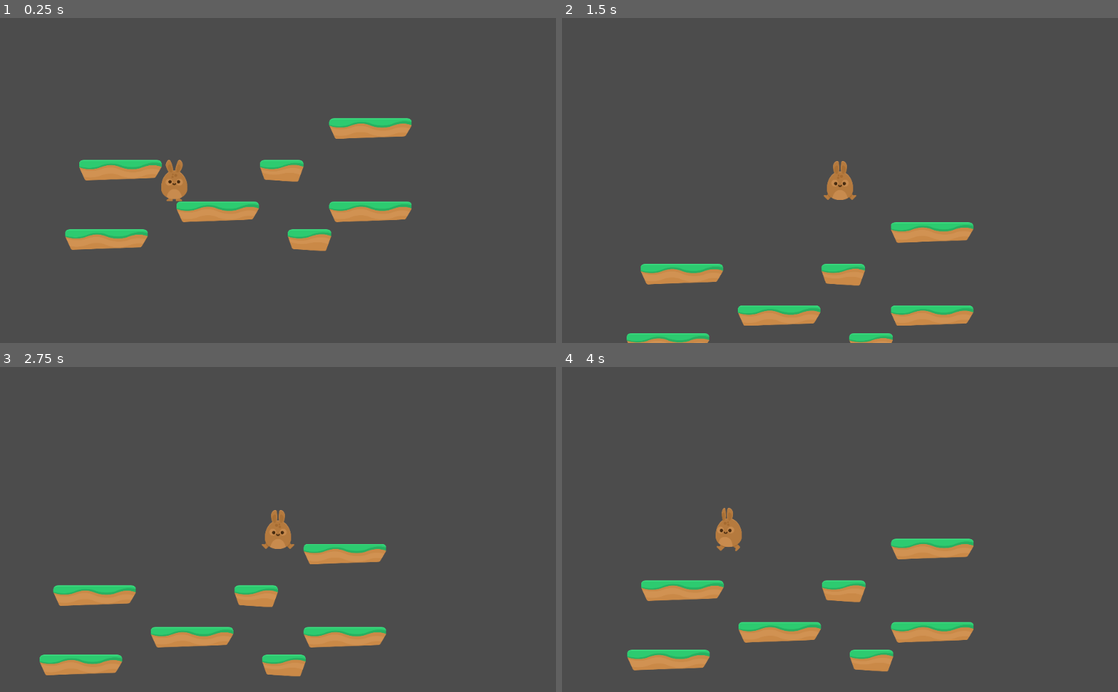
Above: before the commit, frames 1-4 (two rows, left to right).
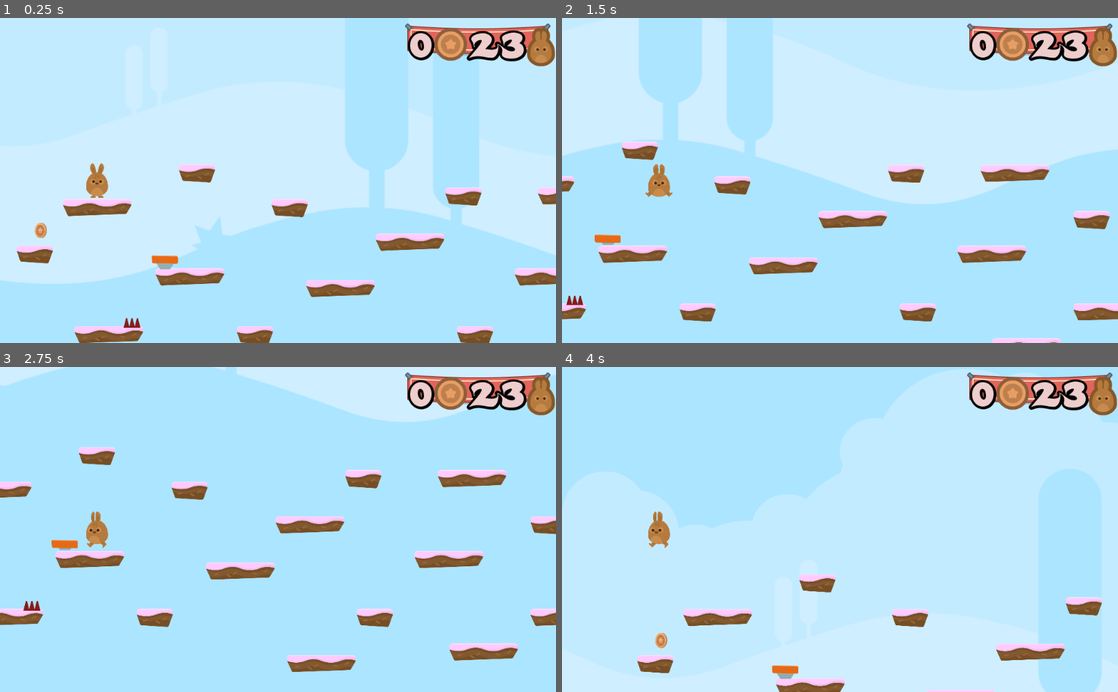
Above: after the commit, the same moments.

Repository: unnipv/hoppy-days
Game: Godot game, scene res://Levels/Level1.tscn
The game is run twice, just before and just after one commit, with the same random seed, the same clock (stepped at 60 frames per second) and the same inputs.
Inputs:
- Up to frame 1 (0.25 s): no input
- Up to frame 2 (1.5 s): hold W (jump) 0.53-1.28 s; hold D (right) from 0.53 s (still down); tap W (jump) at 1.35 s
- Up to frame 3 (2.75 s): tap W (jump) at 1.52, 1.82 s; release D (right) at 2.03 s; hold A (left) from 2.03 s (still down); hold W (jump) from 2.03 s (still down)
- Up to frame 4 (4 s): keep holding A (left); release W (jump) at 2.78 s; tap W (jump) at 2.85, 3.02, 3.32 s; hold W (jump) from 3.53 s (still down)

The runs differ from the first frame. In frame 1, 100% of the frame differs, in the area x 0-100%, y 0-100%; in frame 2, 100%; in frame 3, 100%; in frame 4, 100%.

Commit message:
Almost there

Diff:
--- /dev/null
+++ b/Hoppy_Days/GUI/GUI.gd
@@ -0,0 +1,8 @@
+extends CanvasLayer
+
+func _ready():
+	$Control/TextureRect/HBoxContainer/LifeCount.text = str(3)
+
+func update_GUI(lives_left, coins):
+	$Control/TextureRect/HBoxContainer/LifeCount.text = str(lives_left)
+	$Control/TextureRect/HBoxContainer/CoinCount.text = str(coins)
--- /dev/null
+++ b/Hoppy_Days/GUI/GUI.tscn
@@ -0,0 +1,76 @@
+[gd_scene load_steps=6 format=2]
+
+[ext_resource path="res://GFX/HUD/bannerHanging.png" type="Texture" id=1]
+[ext_resource path="res://GFX/HUD/lifes.png" type="Texture" id=2]
+[ext_resource path="res://GFX/HUD/coin_bronze.png" type="Texture" id=3]
+[ext_resource path="res://Fonts/candles_.ttf" type="DynamicFontData" id=4]
+
+[sub_resource type="DynamicFont" id=1]
+size = 64
+outline_size = 4
+outline_color = Color( 0, 0, 0, 1 )
+font_data = ExtResource( 4 )
+
+[node name="GUI" type="CanvasLayer" groups=[
+"GUI",
+]]
+
+[node name="Control" type="Control" parent="."]
+anchor_right = 1.0
+anchor_bottom = 1.0
+__meta__ = {
+"_edit_use_anchors_": false
+}
+
+[node name="TextureRect" type="TextureRect" parent="Control"]
+anchor_left = 1.0
+anchor_right = 1.0
+margin_left = -278.0
+margin_top = 10.0
+margin_bottom = 59.0
+texture = ExtResource( 1 )
+
+[node name="HBoxContainer" type="HBoxContainer" parent="Control/TextureRect"]
+margin_left = 8.0
+margin_top = 8.0
+margin_right = 258.0
+margin_bottom = 53.0
+alignment = 1
+__meta__ = {
+"_edit_use_anchors_": false
+}
+
+[node name="CoinCount" type="Label" parent="Control/TextureRect/HBoxContainer"]
+margin_right = 63.0
+margin_bottom = 82.0
+size_flags_horizontal = 3
+custom_fonts/font = SubResource( 1 )
+custom_colors/font_color = Color( 0.937255, 0.807843, 0.807843, 1 )
+custom_colors/font_outline_modulate = Color( 0.729412, 0.576471, 0.286275, 1 )
+custom_colors/font_color_shadow = Color( 0, 0, 0, 1 )
+text = "0"
+align = 2
+
+[node name="Coin" type="TextureRect" parent="Control/TextureRect/HBoxContainer"]
+margin_left = 67.0
+margin_right = 127.0
+margin_bottom = 82.0
+texture = ExtResource( 3 )
+
+[node name="LifeCount" type="Label" parent="Control/TextureRect/HBoxContainer"]
+margin_left = 131.0
+margin_right = 194.0
+margin_bottom = 82.0
+size_flags_horizontal = 3
+custom_fonts/font = SubResource( 1 )
+custom_colors/font_color = Color( 0.937255, 0.807843, 0.807843, 1 )
+custom_colors/font_outline_modulate = Color( 0.729412, 0.576471, 0.286275, 1 )
+custom_colors/font_color_shadow = Color( 0, 0, 0, 1 )
+text = "0"
+align = 2
+
+[node name="Life" type="TextureRect" parent="Control/TextureRect/HBoxContainer"]
+margin_left = 198.0
+margin_right = 250.0
+margin_bottom = 82.0
+texture = ExtResource( 2 )
--- /dev/null
+++ b/Hoppy_Days/Hazards/Hazards.gd
@@ -0,0 +1,4 @@
+extends Area2D
+
+func _on_SpikTop_body_entered(body):
+	get_tree().call_group("Gamestate","hurt")
--- /dev/null
+++ b/Hoppy_Days/Hazards/SpikTop.tscn
@@ -0,0 +1,17 @@
+[gd_scene load_steps=3 format=2]
+
+[ext_resource path="res://GFX/Environment/spikes_top.png" type="Texture" id=1]
+[ext_resource path="res://Hazards/Hazards.gd" type="Script" id=2]
+
+[node name="SpikTop" type="Area2D"]
+modulate = Color( 0.596078, 0.113725, 0.113725, 1 )
+collision_layer = 4
+script = ExtResource( 2 )
+
+[node name="Sprite" type="Sprite" parent="."]
+texture = ExtResource( 1 )
+
+[node name="CollisionPolygon2D" type="CollisionPolygon2D" parent="."]
+visible = false
+polygon = PoolVector2Array( -47.1439, 26.3807, -33.7653, -27.4309, 32.533, -27.4309, 47.6954, 26.678 )
+[connection signal="body_entered" from="." to="." method="_on_SpikTop_body_entered"]
--- /dev/null
+++ b/Hoppy_Days/Items/Coin.gd
@@ -0,0 +1,13 @@
+extends Node2D
+
+var taken = false
+
+func _on_Area2D_body_entered(body):
+	if not taken:
+		taken = true
+		$AnimationPlayer.play("die")
+		$AudioStreamPlayer.play()
+		get_tree().call_group("Gamestate", "coin_up")
+
+func die():
+	queue_free()
--- /dev/null
+++ b/Hoppy_Days/Items/Coin.tscn
@@ -0,0 +1,70 @@
+[gd_scene load_steps=10 format=2]
+
+[ext_resource path="res://GFX/Items/bronze_4.png" type="Texture" id=1]
+[ext_resource path="res://SFX/coin_SFX.wav" type="AudioStream" id=2]
+[ext_resource path="res://GFX/Items/bronze_1.png" type="Texture" id=3]
+[ext_resource path="res://GFX/Items/bronze_2.png" type="Texture" id=4]
+[ext_resource path="res://GFX/Items/bronze_3.png" type="Texture" id=5]
+[ext_resource path="res://Items/Coin.gd" type="Script" id=6]
+
+[sub_resource type="SpriteFrames" id=1]
+animations = [ {
+"frames": [ ExtResource( 3 ), ExtResource( 4 ), ExtResource( 5 ), ExtResource( 1 ), ExtResource( 5 ), ExtResource( 4 ) ],
+"loop": true,
+"name": "spin",
+"speed": 7.0
+} ]
+
+[sub_resource type="CircleShape2D" id=2]
+radius = 43.0
+
+[sub_resource type="Animation" id=3]
+resource_name = "die"
+length = 0.5
+tracks/0/type = "value"
+tracks/0/path = NodePath(".:scale")
+tracks/0/interp = 1
+tracks/0/loop_wrap = true
+tracks/0/imported = false
+tracks/0/enabled = true
+tracks/0/keys = {
+"times": PoolRealArray( 0, 0.5 ),
+"transitions": PoolRealArray( 1, 1 ),
+"update": 0,
+"values": [ Vector2( 1, 1 ), Vector2( 0.01, 0.01 ) ]
+}
+tracks/1/type = "method"
+tracks/1/path = NodePath(".")
+tracks/1/interp = 1
+tracks/1/loop_wrap = true
+tracks/1/imported = false
+tracks/1/enabled = true
+tracks/1/keys = {
+"times": PoolRealArray( 0.5 ),
+"transitions": PoolRealArray( 1 ),
+"values": [ {
+"args": [  ],
+"method": "die"
+} ]
+}
+
+[node name="Coin" type="Node2D"]
+script = ExtResource( 6 )
+
+[node name="AnimatedSprite" type="AnimatedSprite" parent="."]
+frames = SubResource( 1 )
+animation = "spin"
+frame = 1
+
+[node name="Area2D" type="Area2D" parent="."]
+collision_layer = 8
+
+[node name="CollisionShape2D" type="CollisionShape2D" parent="Area2D"]
+shape = SubResource( 2 )
+
+[node name="AudioStreamPlayer" type="AudioStreamPlayer" parent="."]
+stream = ExtResource( 2 )
+
+[node name="AnimationPlayer" type="AnimationPlayer" parent="."]
+anims/die = SubResource( 3 )
+[connection signal="body_entered" from="Area2D" to="." method="_on_Area2D_body_entered"]
--- /dev/null
+++ b/Hoppy_Days/Items/JumpPad.gd
@@ -0,0 +1,7 @@
+extends Area2D
+
+
+
+func _on_JumpPad_body_entered(body):
+	$AnimationPlayer.play("Boost")
+	body.boost()
--- /dev/null
+++ b/Hoppy_Days/Items/JumpPad.tscn
@@ -0,0 +1,52 @@
+[gd_scene load_steps=8 format=2]
+
+[ext_resource path="res://GFX/Items/spring.png" type="Texture" id=1]
+[ext_resource path="res://GFX/Items/spring_in.png" type="Texture" id=2]
+[ext_resource path="res://Items/JumpPad.gd" type="Script" id=3]
+[ext_resource path="res://GFX/Items/spring_out.png" type="Texture" id=4]
+
+[sub_resource type="SpriteFrames" id=1]
+animations = [ {
+"frames": [ ExtResource( 1 ), ExtResource( 2 ) ],
+"loop": true,
+"name": "default",
+"speed": 1.5
+}, {
+"frames": [ ExtResource( 2 ), ExtResource( 4 ) ],
+"loop": true,
+"name": "Boost",
+"speed": 2.5
+} ]
+
+[sub_resource type="RectangleShape2D" id=2]
+extents = Vector2( 75, 38 )
+
+[sub_resource type="Animation" id=3]
+resource_name = "Boost"
+length = 2.0
+tracks/0/type = "value"
+tracks/0/path = NodePath("AnimatedSprite:animation")
+tracks/0/interp = 1
+tracks/0/loop_wrap = true
+tracks/0/imported = false
+tracks/0/enabled = true
+tracks/0/keys = {
+"times": PoolRealArray( 0, 1.5, 2 ),
+"transitions": PoolRealArray( 1, 1, 1 ),
+"update": 1,
+"values": [ "Boost", "Boost", "default" ]
+}
+
+[node name="JumpPad" type="Area2D"]
+collision_layer = 8
+script = ExtResource( 3 )
+
+[node name="AnimatedSprite" type="AnimatedSprite" parent="."]
+frames = SubResource( 1 )
+
+[node name="CollisionShape2D" type="CollisionShape2D" parent="."]
+shape = SubResource( 2 )
+
+[node name="AnimationPlayer" type="AnimationPlayer" parent="."]
+anims/Boost = SubResource( 3 )
+[connection signal="body_entered" from="." to="." method="_on_JumpPad_body_entered"]
--- /dev/null
+++ b/Hoppy_Days/Levels/GameOver.gd
@@ -0,0 +1,4 @@
+extends Control
+
+func _on_RestartButton_pressed():
+	get_tree().change_scene("res://Levels/Level1.tscn")
--- /dev/null
+++ b/Hoppy_Days/Levels/GameOver.tscn
@@ -0,0 +1,76 @@
+[gd_scene load_steps=7 format=2]
+
+[ext_resource path="res://GFX/Background/bg_layer1.png" type="Texture" id=1]
+[ext_resource path="res://Fonts/candles_.ttf" type="DynamicFontData" id=2]
+[ext_resource path="res://GFX/HUD/lifes.png" type="Texture" id=3]
+[ext_resource path="res://Levels/GameOver.gd" type="Script" id=4]
+
+[sub_resource type="DynamicFont" id=1]
+size = 128
+font_data = ExtResource( 2 )
+
+[sub_resource type="DynamicFont" id=2]
+size = 64
+font_data = ExtResource( 2 )
+
+[node name="GameOver" type="Control"]
+anchor_right = 1.0
+anchor_bottom = 1.0
+script = ExtResource( 4 )
+__meta__ = {
+"_edit_use_anchors_": false
+}
+
+[node name="TextureRect" type="TextureRect" parent="."]
+anchor_right = 1.0
+anchor_bottom = 1.0
+texture = ExtResource( 1 )
+expand = true
+__meta__ = {
+"_edit_use_anchors_": false
+}
+
+[node name="CenterContainer" type="CenterContainer" parent="TextureRect"]
+anchor_right = 1.0
+anchor_bottom = 1.0
+__meta__ = {
+"_edit_use_anchors_": false
+}
+
+[node name="VBoxContainer" type="VBoxContainer" parent="TextureRect/CenterContainer"]
+margin_left = 125.0
+margin_top = 175.0
+margin_right = 898.0
+margin_bottom = 425.0
+__meta__ = {
+"_edit_use_anchors_": false
+}
+
+[node name="Label" type="Label" parent="TextureRect/CenterContainer/VBoxContainer"]
+margin_right = 773.0
+margin_bottom = 164.0
+custom_fonts/font = SubResource( 1 )
+custom_colors/font_color = Color( 0.917647, 0.0509804, 0.0509804, 1 )
+custom_colors/font_outline_modulate = Color( 0, 0, 0, 1 )
+text = "Game Over!"
+
+[node name="HBoxContainer" type="HBoxContainer" parent="TextureRect/CenterContainer/VBoxContainer"]
+margin_top = 168.0
+margin_right = 773.0
+margin_bottom = 250.0
+alignment = 1
+
+[node name="Label" type="Label" parent="TextureRect/CenterContainer/VBoxContainer/HBoxContainer"]
+margin_left = 176.0
+margin_right = 540.0
+margin_bottom = 82.0
+custom_fonts/font = SubResource( 2 )
+custom_colors/font_color = Color( 0, 0, 0, 1 )
+text = "Try Again!"
+
+[node name="RestartButton" type="TextureButton" parent="TextureRect/CenterContainer/VBoxContainer/HBoxContainer"]
+margin_left = 544.0
+margin_right = 596.0
+margin_bottom = 82.0
+texture_normal = ExtResource( 3 )
+[connection signal="pressed" from="TextureRect/CenterContainer/VBoxContainer/HBoxContainer/RestartButton" to="." method="_on_RestartButton_pressed"]
--- /dev/null
+++ b/Hoppy_Days/Levels/GameState.gd
@@ -0,0 +1,33 @@
+extends Node2D
+
+var lives = 23
+var coins = 0
+var target_coin_count = 10
+
+func _ready():
+	add_to_group("Gamestate")
+	update_GUI()
+
+func hurt():
+	lives -=1
+	$Player.hurt()
+	update_GUI()
+	if lives < 0:
+		end_game()
+
+func end_game():
+	get_tree().change_scene("res://Levels/GameOver.tscn")
+
+func update_GUI():
+	get_tree().call_group("GUI","update_GUI",lives,coins)
+
+func coin_up():
+	coins += 1
+	update_GUI()
+	var multiple_of_coins = (coins % target_coin_count) == 0
+	if multiple_of_coins:
+		life_up()
+
+func life_up():
+	lives += 1
+	update_GUI()
--- a/Hoppy_Days/Levels/Level1.tscn
+++ b/Hoppy_Days/Levels/Level1.tscn
@@ -1,14 +1,44 @@
-[gd_scene load_steps=3 format=2]
+[gd_scene load_steps=10 format=2]
 
 [ext_resource path="res://Player/Player.tscn" type="PackedScene" id=1]
 [ext_resource path="res://Levels/Tileset.tres" type="TileSet" id=2]
+[ext_resource path="res://Hazards/SpikTop.tscn" type="PackedScene" id=3]
+[ext_resource path="res://SFX/Megalovania.wav" type="AudioStream" id=4]
+[ext_resource path="res://Items/JumpPad.tscn" type="PackedScene" id=5]
+[ext_resource path="res://Levels/GameState.gd" type="Script" id=6]
+[ext_resource path="res://GUI/GUI.tscn" type="PackedScene" id=7]
+[ext_resource path="res://GUI/GUI.gd" type="Script" id=8]
+[ext_resource path="res://Items/Coin.tscn" type="PackedScene" id=9]
 
 [node name="Level1" type="Node2D"]
+script = ExtResource( 6 )
 
 [node name="Player" parent="." instance=ExtResource( 1 )]
 position = Vector2( 508.727, 254.229 )
 
 [node name="TileMap" type="TileMap" parent="."]
 tile_set = ExtResource( 2 )
+collision_layer = 2
 format = 1
-tile_data = PoolIntArray( 19, 1, 0, 196609, 1, 0, 196622, 5, 0, 393224, 1, 0, 393235, 1, 0, 524288, 1, 0, 524304, 5, 0 )
+tile_data = PoolIntArray( 262159, 4, 0, 393254, 4, 0, 393262, 0, 0, 458757, 0, 0, 458775, 4, 0, 655392, 0, 0, 655414, 4, 0, 720897, 4, 0, 851981, 0, 0, 852012, 0, 0, 917530, 0, 0, 917564, 4, 0, 1179654, 0, 0, 1179668, 4, 0, 1179687, 4, 0, 1179702, 0, 0, 1376303, 0, 0, 1441793, 4, 0, 1441825, 0, 0, 1703959, 1, 0, 1703960, 1, 0, 1703961, 1, 0, 1703962, 1, 0, 1703963, 1, 0, 1703964, 1, 0, 1703965, 1, 0, 1703981, 1, 0, 1835009, 1, 0, 1966093, 1, 0, 1966117, 1, 0, 2031672, 1, 0, 2162712, 1, 0, 2293765, 1, 0, 2293766, 1, 0, 2293767, 1, 0, 2293768, 1, 0, 2359297, 1, 0, 2359298, 1, 0, 2359299, 1, 0, 2359300, 1, 0, 2359301, 1, 0 )
+
+[node name="Hazards" type="Node" parent="."]
+
+[node name="SpikTop" parent="Hazards" instance=ExtResource( 3 )]
+position = Vector2( 702.172, 1134.74 )
+
+[node name="Coin" parent="." instance=ExtResource( 9 )]
+position = Vector2( 198.452, 622.263 )
+
+[node name="BGM" type="AudioStreamPlayer" parent="."]
+stream = ExtResource( 4 )
+volume_db = -17.361
+autoplay = true
+
+[node name="JumpPads" type="Node" parent="."]
+
+[node name="JumpPad" parent="JumpPads" instance=ExtResource( 5 )]
+position = Vector2( 882.941, 798.852 )
+
+[node name="GUI" parent="." instance=ExtResource( 7 )]
+script = ExtResource( 8 )
--- a/Hoppy_Days/Player/Player.gd
+++ b/Hoppy_Days/Player/Player.gd
@@ -1,11 +1,14 @@
 extends KinematicBody2D
 
 var motion = Vector2(0,0)
-const SPEED = 500
+const SPEED = 700
 const GRAVITY = 250
 const UP = Vector2(0,-1)
-const JUMP_SPEED = 3000
+const JUMP_SPEED = 4000
+const WORLD_LIMIT = 3000
+const BOOST_MULTIPLIER = 2.5
 
+var lives = 3
 signal animate
 
 func _physics_process(delta):
@@ -16,8 +19,12 @@
 	move_and_slide(motion,UP)
 
 func apply_gravity():
+	if position.y > WORLD_LIMIT:
+		get_tree().call_group("Gamestate","end_game")
 	if is_on_floor():
 		motion.y = 0
+	elif is_on_ceiling():
+		motion.y = 1
 	else:
 		motion.y += GRAVITY
 
@@ -25,6 +32,8 @@
 	if Input.is_action_pressed("jump"):
 		if is_on_floor():
 			motion.y -= JUMP_SPEED
+		if not $JumpSFX.playing:
+			$JumpSFX.play()
 
 func move():
 	if Input.is_action_pressed("left") and not Input.is_action_pressed("right"):
@@ -36,4 +45,19 @@
 
 func animate():
 	emit_signal("animate",motion)
-#
+
+
+
+func hurt():
+	position.y -= 1
+	yield(get_tree(), "idle_frame")
+	motion.y -= JUMP_SPEED
+	$PainSFX.play()
+	lives -= 1
+#	if lives < 0:
+#		end_game()
+
+func boost():
+	position.y -= 1
+	yield(get_tree(), "idle_frame")
+	motion.y -= JUMP_SPEED * BOOST_MULTIPLIER
--- a/Hoppy_Days/Player/Player.tscn
+++ b/Hoppy_Days/Player/Player.tscn
@@ -1,14 +1,21 @@
-[gd_scene load_steps=4 format=2]
+[gd_scene load_steps=10 format=2]
 
 [ext_resource path="res://Player/PlayerAnimation.tscn" type="PackedScene" id=1]
 [ext_resource path="res://Player/Player.gd" type="Script" id=2]
+[ext_resource path="res://GFX/Background/bg_layer1.png" type="Texture" id=3]
+[ext_resource path="res://GFX/Background/bg_layer2.png" type="Texture" id=4]
+[ext_resource path="res://GFX/Background/bg_layer3.png" type="Texture" id=5]
+[ext_resource path="res://GFX/Background/bg_layer4.png" type="Texture" id=6]
+[ext_resource path="res://SFX/jump1.ogg" type="AudioStream" id=7]
+[ext_resource path="res://SFX/pain.ogg" type="AudioStream" id=8]
 
 [sub_resource type="CapsuleShape2D" id=1]
 radius = 60.1812
 height = 83.408
 
 [node name="Player" type="KinematicBody2D"]
-position = Vector2( 478.026, 255.07 )
+position = Vector2( 137.414, 164.15 )
+collision_mask = 2147483662
 script = ExtResource( 2 )
 __meta__ = {
 "_edit_group_": true
@@ -17,12 +24,73 @@
 [node name="PlayerAnimation" parent="." instance=ExtResource( 1 )]
 
 [node name="CollisionShape2D" type="CollisionShape2D" parent="."]
-visible = false
 position = Vector2( 0, -0.420441 )
 shape = SubResource( 1 )
 
 [node name="Camera2D" type="Camera2D" parent="."]
+position = Vector2( 1000, 0 )
 current = true
-zoom = Vector2( 2.5, 2.5 )
-limit_left = -300
+zoom = Vector2( 3, 3 )
+limit_left = -500
+limit_right = 5000
+limit_smoothed = true
+
+[node name="ParallaxBackground" type="ParallaxBackground" parent="Camera2D"]
+scroll_ignore_camera_zoom = true
+
+[node name="ParallaxLayer" type="ParallaxLayer" parent="Camera2D/ParallaxBackground"]
+motion_mirroring = Vector2( 2048, 2048 )
+
+[node name="TextureRect" type="TextureRect" parent="Camera2D/ParallaxBackground/ParallaxLayer"]
+margin_right = 40.0
+margin_bottom = 40.0
+texture = ExtResource( 3 )
+__meta__ = {
+"_edit_use_anchors_": false
+}
+
+[node name="ParallaxLayer2" type="ParallaxLayer" parent="Camera2D/ParallaxBackground"]
+motion_scale = Vector2( 0.25, 1 )
+motion_offset = Vector2( 0, -1000 )
+motion_mirroring = Vector2( 2048, 0 )
+
+[node name="TextureRect" type="TextureRect" parent="Camera2D/ParallaxBackground/ParallaxLayer2"]
+margin_right = 40.0
+margin_bottom = 40.0
+texture = ExtResource( 4 )
+__meta__ = {
+"_edit_use_anchors_": false
+}
+
+[node name="ParallaxLayer3" type="ParallaxLayer" parent="Camera2D/ParallaxBackground"]
+motion_scale = Vector2( 0.5, 1 )
+motion_offset = Vector2( 0, -1000 )
+motion_mirroring = Vector2( 2048, 0 )
+
+[node name="TextureRect" type="TextureRect" parent="Camera2D/ParallaxBackground/ParallaxLayer3"]
+margin_right = 40.0
+margin_bottom = 40.0
+texture = ExtResource( 5 )
+__meta__ = {
+"_edit_use_anchors_": false
+}
+
+[node name="ParallaxLayer4" type="ParallaxLayer" parent="Camera2D/ParallaxBackground"]
+motion_scale = Vector2( 0.75, 1 )
+motion_offset = Vector2( 0, -1000 )
+motion_mirroring = Vector2( 2048, 0 )
+
+[node name="TextureRect" type="TextureRect" parent="Camera2D/ParallaxBackground/ParallaxLayer4"]
+margin_right = 40.0
+margin_bottom = 40.0
+texture = ExtResource( 6 )
+__meta__ = {
+"_edit_use_anchors_": false
+}
+
+[node name="JumpSFX" type="AudioStreamPlayer" parent="."]
+stream = ExtResource( 7 )
+
+[node name="PainSFX" type="AudioStreamPlayer" parent="."]
+stream = ExtResource( 8 )
 [connection signal="animate" from="." to="PlayerAnimation" method="_on_Player_animate"]
--- a/Hoppy_Days/project.godot
+++ b/Hoppy_Days/project.godot
@@ -38,6 +38,13 @@
  ]
 }
 
+[layer_names]
+
+2d_physics/layer_1="Player"
+2d_physics/layer_2="Terrain"
+2d_physics/layer_3="Hazards"
+2d_physics/layer_4="Items"
+
 [rendering]
 
 environment/default_environment="res://default_env.tres"
Not shown, added: Hoppy_Days/SFX/Megalovania.wav.import
Not shown, changed: Hoppy_Days/SFX/jump1.ogg.import
Not shown, changed: Hoppy_Days/SFX/pain.ogg.import
Not shown, added: Hoppy_Days/SFX/Megalovania.wav
